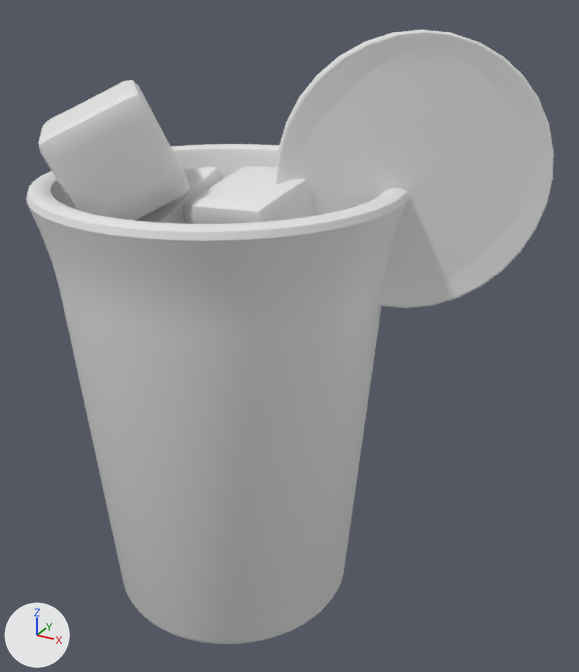
What one commit did to the OBJ model public/assets/drink-baked/blog0126.obj.
Rendered twice from a 50 mm lens placed at (3.42, -5.13, 5.07), pointed at (0.54, 0.1, 2.46). The axes (+X, +Y, +Z) are drawn at lower left. The lights are the same throughout. The picture after the commit comes second. Where no turn or scale is listed for an object, it has been applied to the vertices.
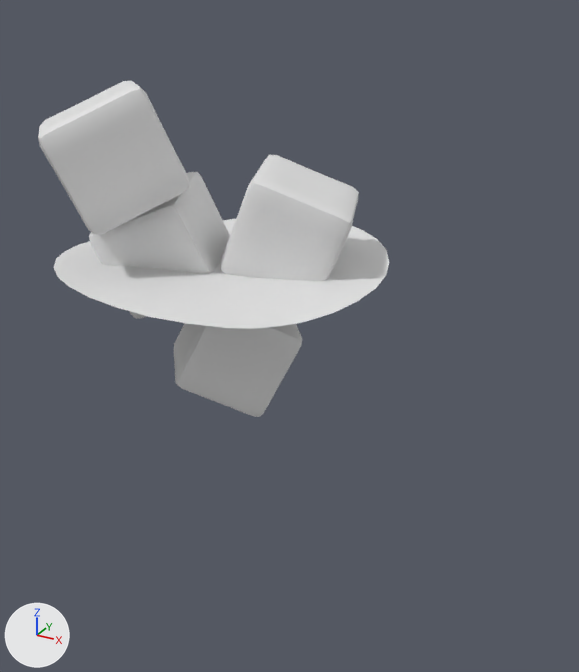
Patch to the scene script:
```diff
--- a/public/assets/drink-baked/blog0126.obj.py
+++ b/public/assets/drink-baked/blog0126.obj.py
@@ me_cube @@
 # used by ob_cube; location = (0.0, 0.0, 0.0)
-me_cube.from_pydata(...)  # 386 vertices, 384 faces; spans x -0.665..0.571, y -0.662..0.585, z 1.771..2.839
+me_cube.from_pydata(...)  # 386 vertices, 384 faces; spans x -0.568..0.677, y -0.557..0.642, z 1.777..2.81
+# me_cube part 1: the whole mesh is multiplied about its middle by the matrix ((-0.88, -0.365, 0.304), (0.11, 0.466, 0.878), (-0.463, 0.806, -0.37)), then moved by (0.102, 0.081, -0.011)
@@ me_cube_001 @@
 # used by ob_cube_001; location = (0.0, 0.0, 0.0)
-me_cube_001.from_pydata(...)  # 386 vertices, 384 faces; spans x -0.948..0.051, y -0.522..0.573, z 2.629..3.737
+me_cube_001.from_pydata(...)  # 386 vertices, 384 faces; spans x -1.01..0.141, y -0.714..0.373, z 2.62..3.686
+# me_cube_001 part 2: the whole mesh is multiplied about its middle by the matrix ((0.888, -0.377, -0.263), (0.433, 0.877, 0.207), (0.153, -0.298, 0.942)), then moved by (0.014, -0.196, -0.031)
@@ me_cube_002 @@
 # used by ob_cube_002; location = (0.0, 0.0, 0.0)
-me_cube_002.from_pydata(...)  # 386 vertices, 384 faces; spans x -0.083..0.893, y -0.57..0.449, z 2.837..3.826
+me_cube_002.from_pydata(...)  # 386 vertices, 384 faces; spans x -0.07..1.098, y -0.332..0.682, z 2.803..3.838
+# me_cube_002 part 3: the whole mesh is multiplied about its middle by the matrix ((0.178, -0.967, 0.181), (0.133, -0.159, -0.978), (0.975, 0.198, 0.1)), then moved by (0.109, 0.235, -0.011)
@@ me_cube_003 @@
 # used by ob_cube_003; location = (0.0, 0.0, 0.0)
-me_cube_003.from_pydata(...)  # 386 vertices, 384 faces; spans x -1.204..0.018, y -1.124..0.09, z 3.381..4.405
+me_cube_003.from_pydata(...)  # 386 vertices, 384 faces; spans x -1.177..0.05, y -1.163..0.041, z 3.4..4.429
+# me_cube_003 part 4: the whole mesh is multiplied about its middle by the matrix ((0.446, -0.515, -0.732), (-0.456, 0.573, -0.681), (0.77, 0.638, 0.021)), then moved by (0.029, -0.044, 0.022)
@@ me_plane @@
 # used by ob_plane; location = (0.0, 0.0, 0.0)
-me_plane.from_pydata(...)  # 256 vertices, 76 faces; spans x -1.3..1.3, y -1.31..1.31, z 2.99..3.11
+me_plane.from_pydata(...)  # 228 vertices, 169 faces; spans x -1.31..1.31, y -1.31..1.31, z 2.99..3.11
+# me_plane part 5: 10 vertices moved from x -1.3..1.3, y -0.5..0.5, z 3.04..3.07 to x -1.31..1.31, y -0.5..0.5, z 3.03..3.07; 184 vertices removed from x -1.3..1.3, y -1.3..1.3, z 2.99..3.11; 156 vertices added at x -1.31..1.31, y -1.29..1.29, z 2.99..3.1
@@ ob_circle_001 @@
-ob_circle_001 = bpy.data.objects.new('Circle.001', me_circle_001)
-ob_circle_001.location = (0.0, 0.0, 0.0)
@@ ob_cylinder @@
-ob_cylinder = bpy.data.objects.new('Cylinder', me_cylinder)
-ob_cylinder.location = (0.0, 0.0, 0.0)
```

Location of each change, [x1, y1, x2, y2] in pixels of the pictures (579 x 672 px; the box of a moved part takes in the faces that stretch with it):
'Cylinder', deleted: before [26, 144, 409, 644]
'Circle.001', deleted: before [276, 29, 554, 308]
'Cube.003', reshaped: before [38, 80, 189, 220]; after [38, 81, 190, 235]
'Cube.002', reshaped: before [183, 166, 314, 224]; after [221, 155, 359, 281]
'Cube.001', reshaped: before [135, 167, 224, 224]; after [89, 172, 230, 318]
part 1 of me_cube, moved or reshaped (not visible before): after [174, 323, 302, 417]
part 5 of me_plane, moved or reshaped (not visible before): after [53, 219, 389, 329]
